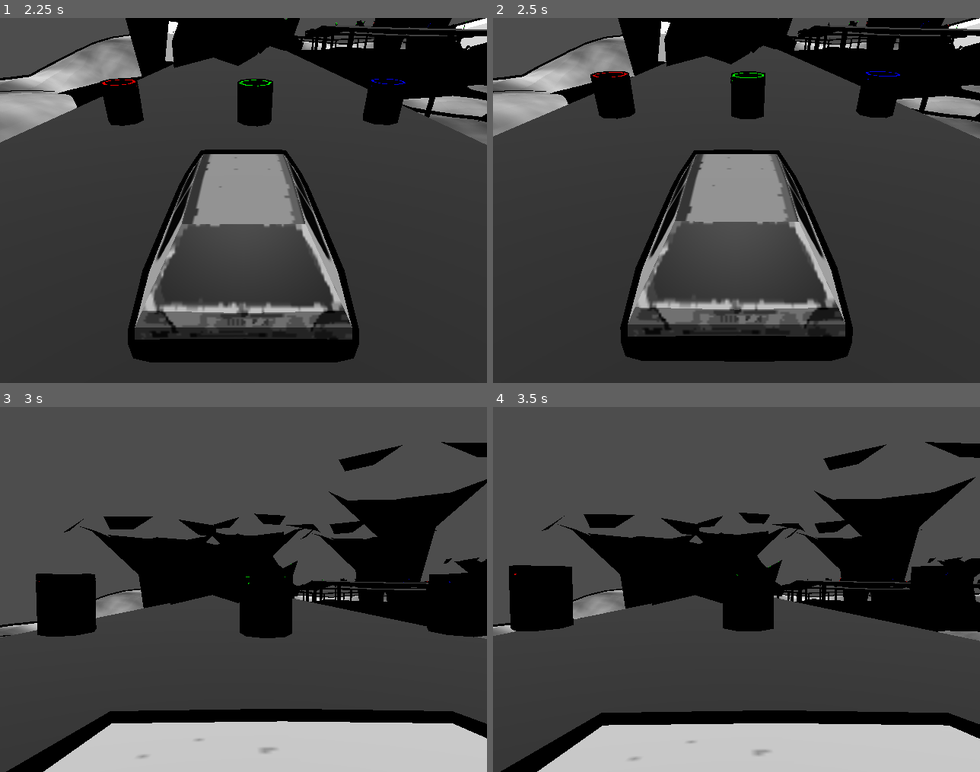
Above: before the commit, frames 1-4 (two rows, left to right).
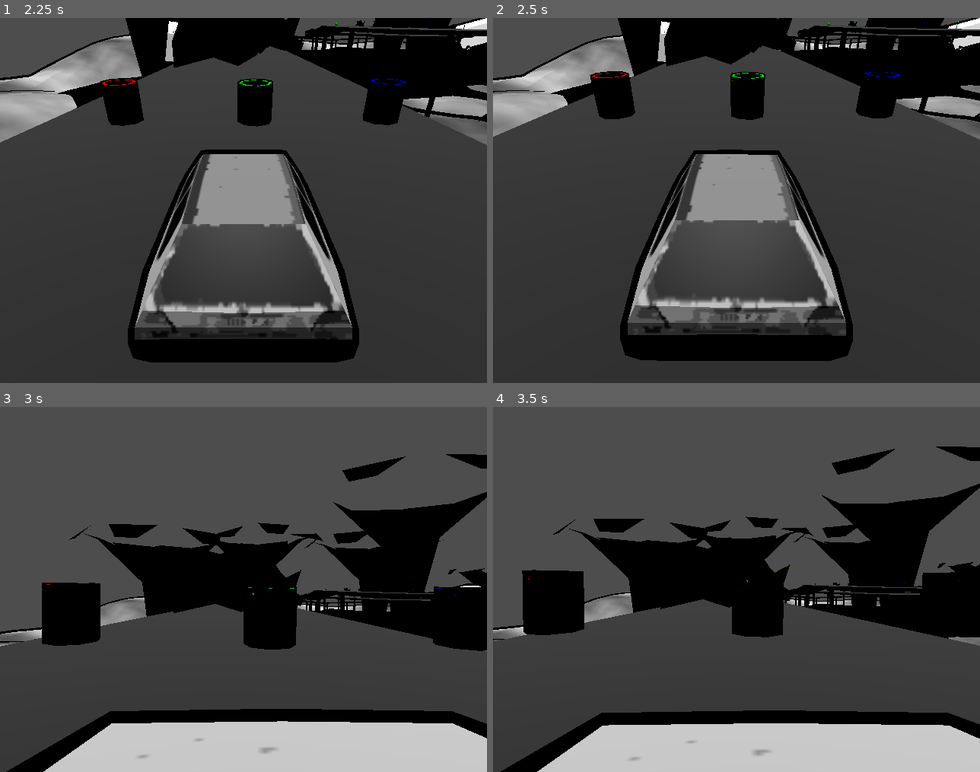
Above: after the commit, the same moments.

Repository: micsman/OnionRace
Game: Godot game, scene res://Menu/scenes/opening/opening.tscn
Same seed, same stepped clock (60 frames per second), same inputs: the game is played once before the commit and once after it.
Inputs (mouse positions are in pixels of both pictures, inside the frame that each line leads up to):
- Up to frame 1 (2.25 s): tap Enter (ui_accept) at 0.5 s; drag from (243, 200) to (292, 120) at 0.52 s; drag from (146, 218) to (219, 273) at 1.27 s; click "New Game" at 2 s
- Up to frame 2 (2.5 s): no input
- Up to frame 3 (3 s): move the mouse to (292, 509) at 2.77 s; hold D (steer_right) from 2.78 s (still down); hold C (cycle_camera) from 2.78 s (still down)
- Up to frame 4 (3.5 s): keep holding D (steer_right); keep holding C (cycle_camera)

Frame 1 is identical in both runs. In frame 2, 2.2% of the frame differs, in the area x 0-100%, y 0-95%; in frame 3, 10%, in the area x 0-100%, y 9-87%; in frame 4, 7.9%.

Commit message:
Modify car properties

Diff:
--- a/Scenes/Objects/car/golfik.tscn
+++ b/Scenes/Objects/car/golfik.tscn
@@ -351,9 +351,11 @@
 [node name="golfik" type="VehicleBody3D" unique_id=1977507205]
 collision_layer = 9
 collision_mask = 9
-mass = 900.0
+mass = 1500.0
+engine_force = 33.0
+brake = 25.0
 script = ExtResource("1_wunr3")
-steer = 0.1
+steer = 0.5
 
 [node name="body" type="MeshInstance3D" parent="." unique_id=2050659797]
 mesh = SubResource("ArrayMesh_0mkq6")
@@ -368,10 +370,13 @@
 
 [node name="VehicleWheel3D" type="VehicleWheel3D" parent="." unique_id=1727124737]
 transform = Transform3D(-4.371139e-08, 0, -1, 0, 1, 0, 1, 0, -4.371139e-08, 2.2711697, -1.0554461, 1.3227814)
+engine_force = 33.0
+brake = 25.0
 use_as_traction = true
 wheel_radius = 0.63
-suspension_stiffness = 40.0
-suspension_max_force = 8500.0
+wheel_friction_slip = 11.0
+suspension_stiffness = 70.0
+suspension_max_force = 7000.0
 damping_compression = 0.7
 damping_relaxation = 0.9
 
@@ -384,10 +389,13 @@
 
 [node name="VehicleWheel3D2" type="VehicleWheel3D" parent="." unique_id=965616969]
 transform = Transform3D(-4.371139e-08, 0, -1, 0, 1, 0, 1, 0, -4.371139e-08, 2.2711697, -1.055446, -1.3227817)
+engine_force = 33.0
+brake = 25.0
 use_as_traction = true
 wheel_radius = 0.63
-suspension_stiffness = 40.0
-suspension_max_force = 8500.0
+wheel_friction_slip = 11.0
+suspension_stiffness = 70.0
+suspension_max_force = 7000.0
 damping_compression = 0.7
 damping_relaxation = 0.9
 
@@ -400,11 +408,12 @@
 
 [node name="VehicleWheel3D3" type="VehicleWheel3D" parent="." unique_id=866085431]
 transform = Transform3D(-4.371139e-08, 0, -1, 0, 1, 0, 1, 0, -4.371139e-08, -2.163292, -1.0554461, 1.3227814)
+brake = 25.0
 use_as_steering = true
 wheel_radius = 0.605
-wheel_friction_slip = 1000.0
-suspension_stiffness = 40.0
-suspension_max_force = 8500.0
+wheel_friction_slip = 7.0
+suspension_stiffness = 70.0
+suspension_max_force = 7000.0
 damping_compression = 0.7
 damping_relaxation = 0.9
 
@@ -417,11 +426,12 @@
 
 [node name="VehicleWheel3D4" type="VehicleWheel3D" parent="." unique_id=647673798]
 transform = Transform3D(-4.371139e-08, 0, -0.99999994, 0, 0.99999994, 0, 1, 0, -4.3711385e-08, -2.163292, -1.055446, -1.3227817)
+brake = 25.0
 use_as_steering = true
 wheel_radius = 0.605
-wheel_friction_slip = 1000.0
-suspension_stiffness = 40.0
-suspension_max_force = 8500.0
+wheel_friction_slip = 7.0
+suspension_stiffness = 70.0
+suspension_max_force = 7000.0
 damping_compression = 0.7
 damping_relaxation = 0.9
 
